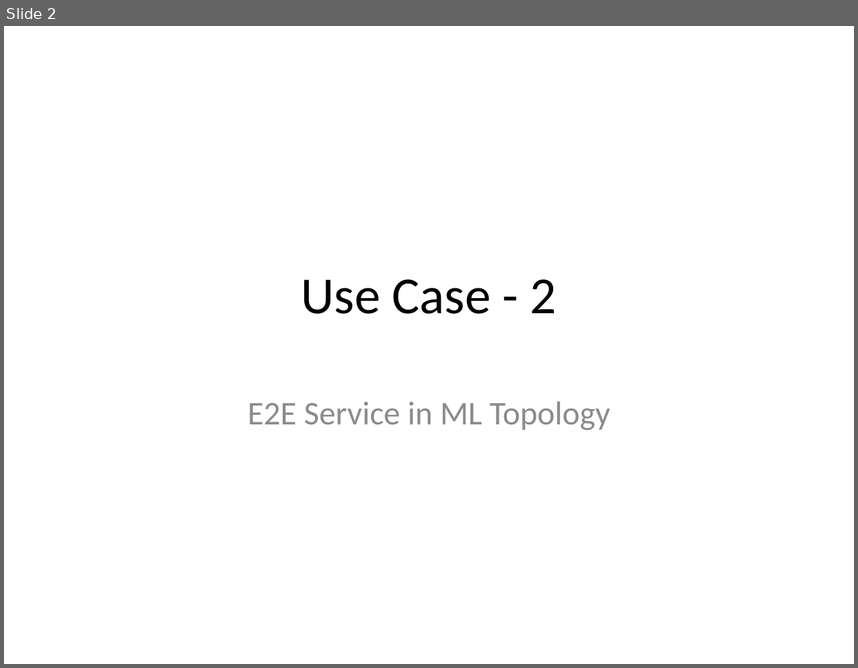
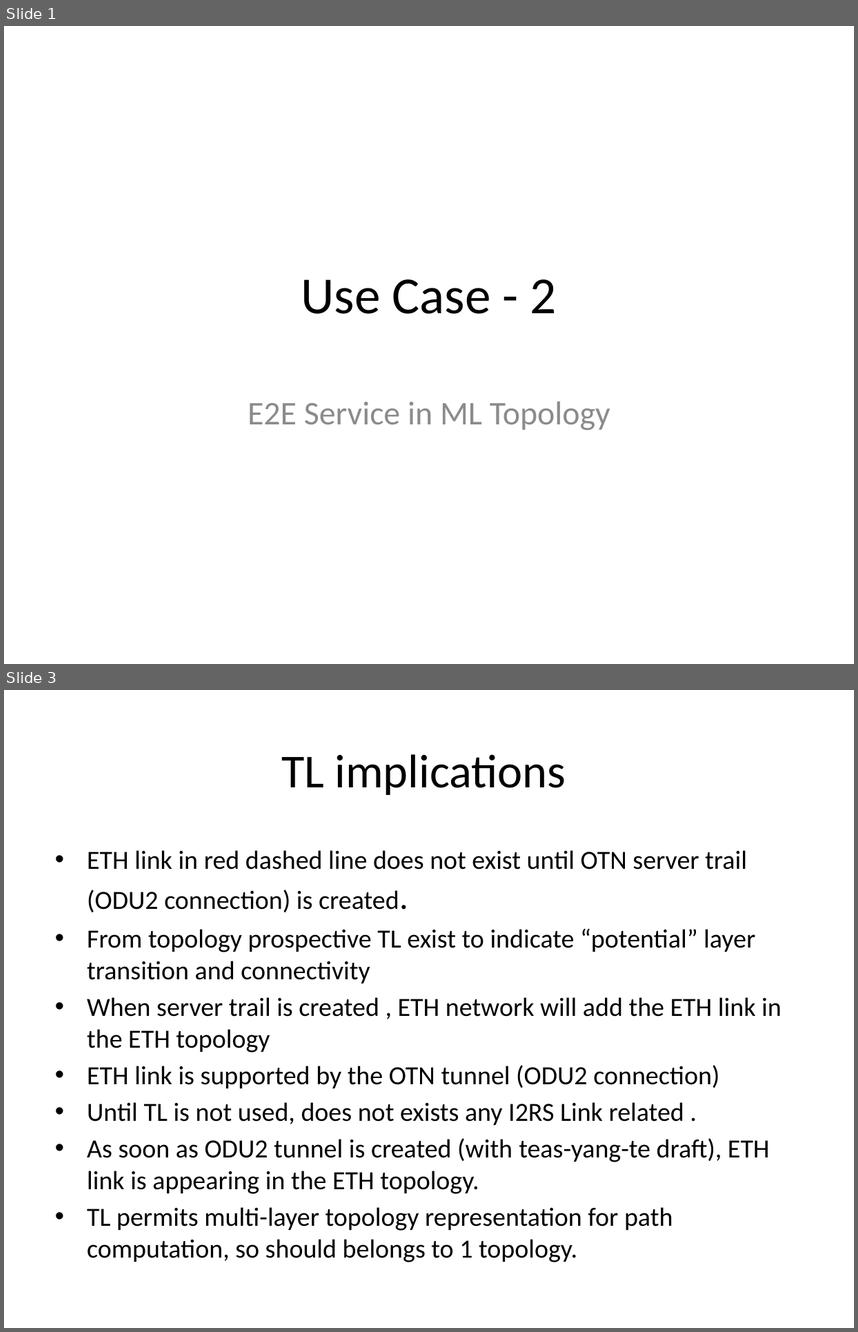
Before and after one commit to TransportModels/IETF-Transport-Modeling, a slide deck: Transport-UseCases/UC#2_P2P_SingleProvider_MultiLayerTopology.pptx. Shown one above the other, each under a label of ours: slide 2 before the commit, slides 1 and 3 after it; the slides between them are not shown. The pictures are 858x668 and 858x1332 pixels, drawn with LibreOffice and Linux fonts; fonts in the diff are those of the drawing. Boxes give left, top, right and bottom in pixels: in the first picture for what was removed or moved away, otherwise in the second. Text is boxed around its words. In the diff, an @@ line names an element or a change of style, - is before the commit and + after.

```diff
--- a/Transport-UseCases/UC#2_P2P_SingleProvider_MultiLayerTopology.pptx
+++ b/Transport-UseCases/UC#2_P2P_SingleProvider_MultiLayerTopology.pptx
@@ slide 3 added at (4,690,854,1328), background #FFFFFF @@
@@ title added at (281,754,566,795), 40 pt, text #000000 @@
+TL implications
@@ text added at (87,850,782,1262), 22.2 pt, text #000000 @@
+• ETH link in red dashed line does not exist until OTN server trail (ODU2 connection) is created.
+• From topology prospective TL exist to indicate “potential” layer transition and connectivity
+• When server trail is created , ETH network will add the ETH link in the ETH topology
+• ETH link is supported by the OTN tunnel (ODU2 connection)
+• Until TL is not used, does not exists any I2RS Link related .
+• As soon as ODU2 tunnel is created (with teas-yang-te draft), ETH link is appearing in the ETH topology.
+• TL permits multi-layer topology representation for path computation, so should belongs to 1 topology.
@@ what was slide 2 is now slide 1 @@
```
Also in this commit, not shown: 5 slides changed, 10 other slides added, 1 slide removed.
